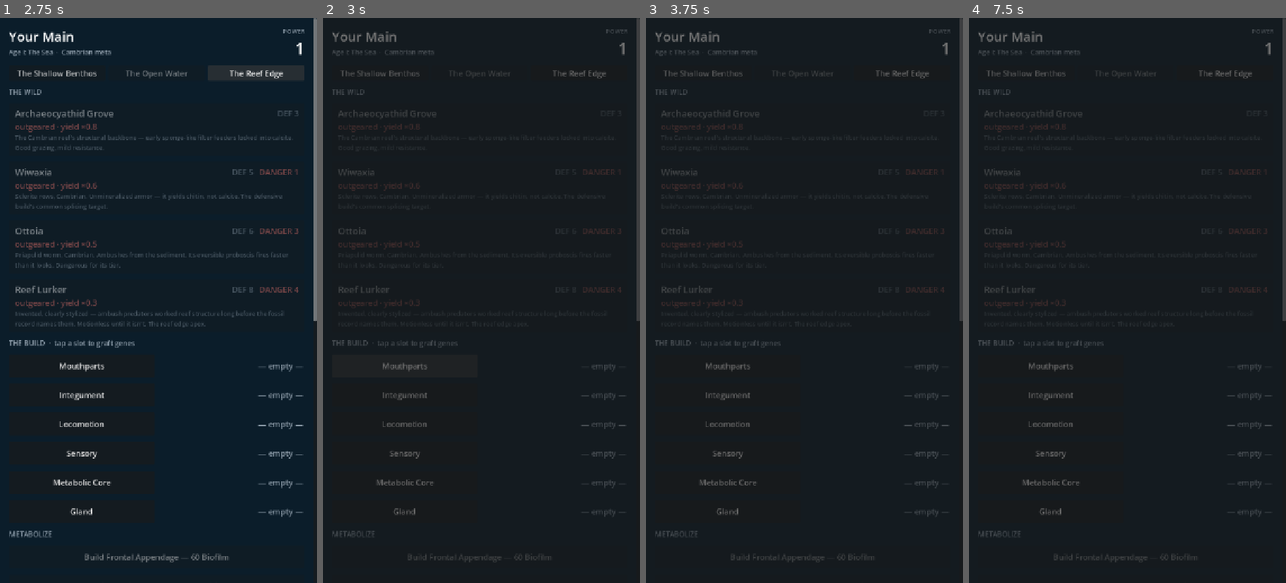
Above: before the commit, frames 1-4 (left to right).
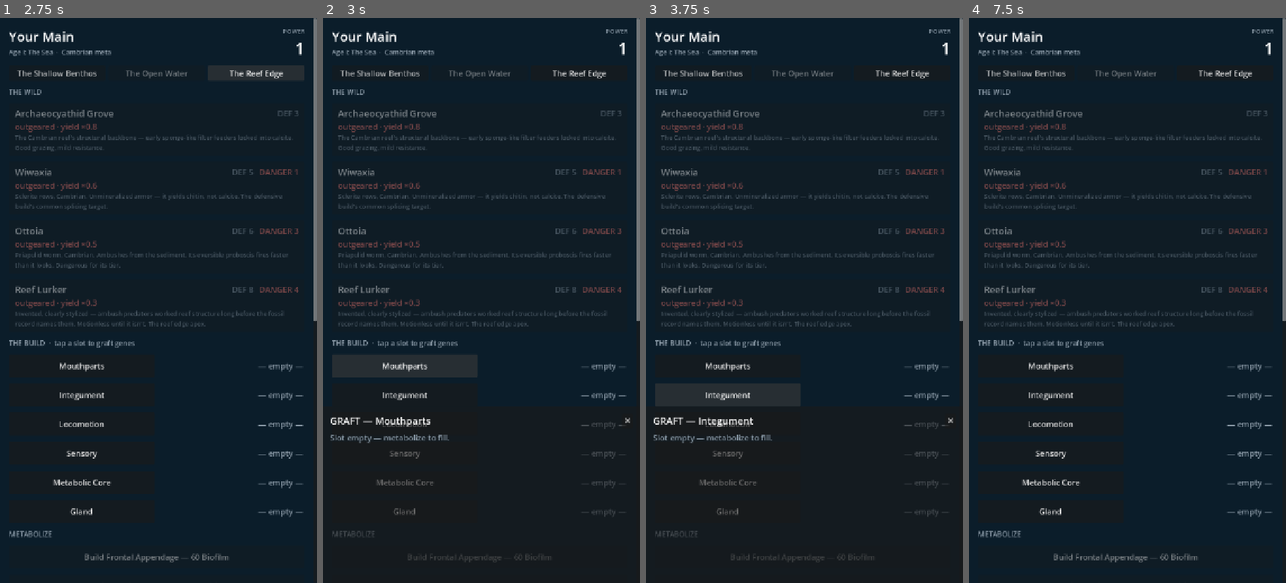
Above: after the commit, the same moments.

Repository: leonbzt/CradleOfLife
Game: Godot game, scene res://ui/main.tscn
Same seed, same stepped clock (60 frames per second), same inputs: the game is played once before the commit and once after it.
Inputs (mouse positions are in pixels of both pictures, inside the frame that each line leads up to):
- Up to frame 1 (2.75 s): click "The Shallow Benthos" at 0.5 s; click "The Open Water" at 1.25 s; click "The Reef Edge" at 2 s
- Up to frame 2 (3 s): click "Mouthparts" at 2.75 s
- Up to frame 3 (3.75 s): click "Integument" at 3.5 s
- Up to frame 4 (7.5 s): click "Locomotion" at 4.25 s; click "Sensory" at 5 s; click "Metabolic Core" at 5.75 s; click "Gland" at 6.5 s; click (1273, 419) at 7.25 s, where only the run after the commit has a clickable "✕"

Frame 1 is identical in both runs. In frame 2, 4.5% of the frame differs, in the area x 2-100%, y 0-76%; in frame 3, 4.5%; in frame 4, 4.9%, in the area x 2-100%, y 0-97%.

Commit message:
Fix graft sheet position: set size/position at open-time, not build-time
Anchor-based positioning computed at _ready is unreliable in web export
because the parent Control's size may not be settled yet (gives offset=0
rect). Now sizes/positions the sheet explicitly in _open_graft_sheet()
using self.size, which is always known when the user taps a slot button.
Also sets z_index=10 to guarantee the sheet renders above scroll content.

Co-Authored-By: Claude Sonnet 4.6 <noreply@anthropic.com>

Diff:
--- a/ui/main.gd
+++ b/ui/main.gd
@@ -301,12 +301,7 @@
 func _build_graft_sheet() -> Control:
 	var sheet := PanelContainer.new()
 	sheet.visible = false
-	# anchor_top = 1, offset_top = -400 → top is 400px above parent bottom.
-	# anchor_bottom = 1, offset_bottom = 0 → bottom is flush with parent bottom.
-	sheet.set_anchor_and_offset(SIDE_LEFT, 0.0, 0.0)
-	sheet.set_anchor_and_offset(SIDE_RIGHT, 1.0, 0.0)
-	sheet.set_anchor_and_offset(SIDE_TOP, 1.0, -400.0)
-	sheet.set_anchor_and_offset(SIDE_BOTTOM, 1.0, 0.0)
+	sheet.z_index = 10
 
 	var pad := MarginContainer.new()
 	for side in ["margin_left", "margin_right", "margin_top", "margin_bottom"]:
@@ -565,6 +560,11 @@
 func _open_graft_sheet(slot: String) -> void:
 	_graft_slot = slot
 	var sheet := _graft_sheet
+	# Position at build-time is unreliable in web export (parent size may be 0).
+	# Set size and position here where size is always known.
+	var sheet_h := 400.0
+	sheet.size = Vector2(size.x, sheet_h)
+	sheet.position = Vector2(0.0, size.y - sheet_h)
 	var list := sheet.get_meta("list") as VBoxContainer
 	var title_lbl := sheet.get_meta("title_lbl") as Label
 
